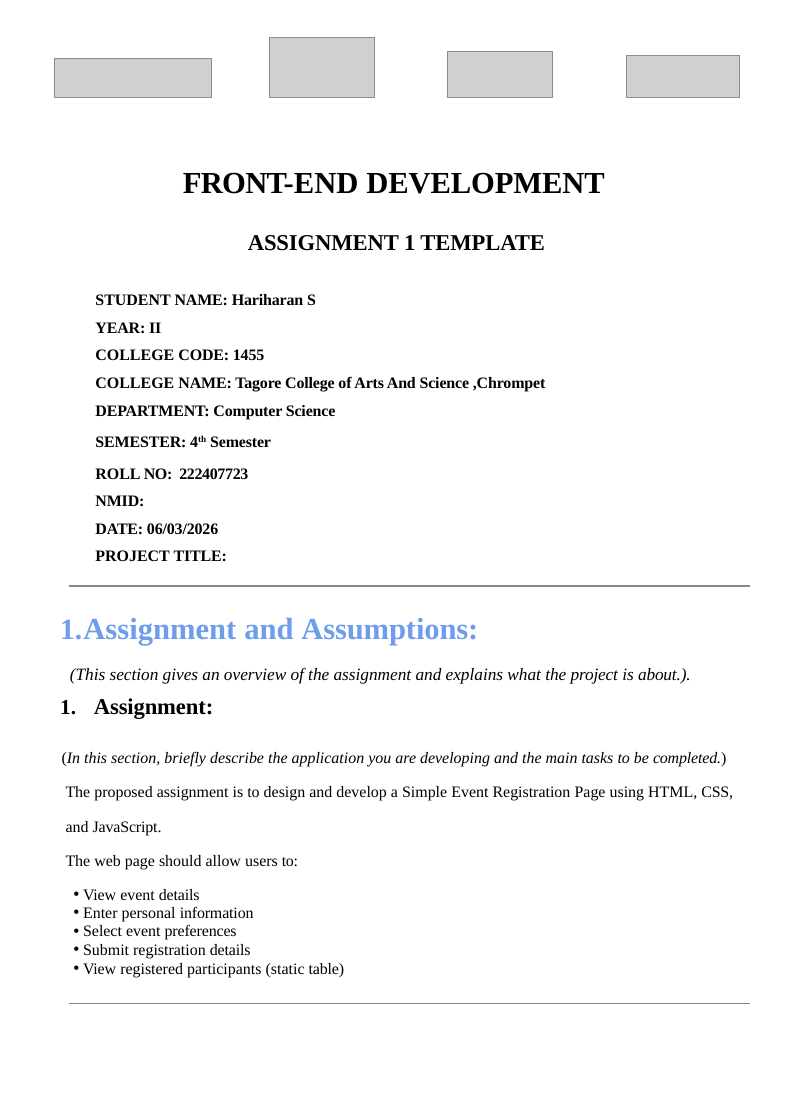
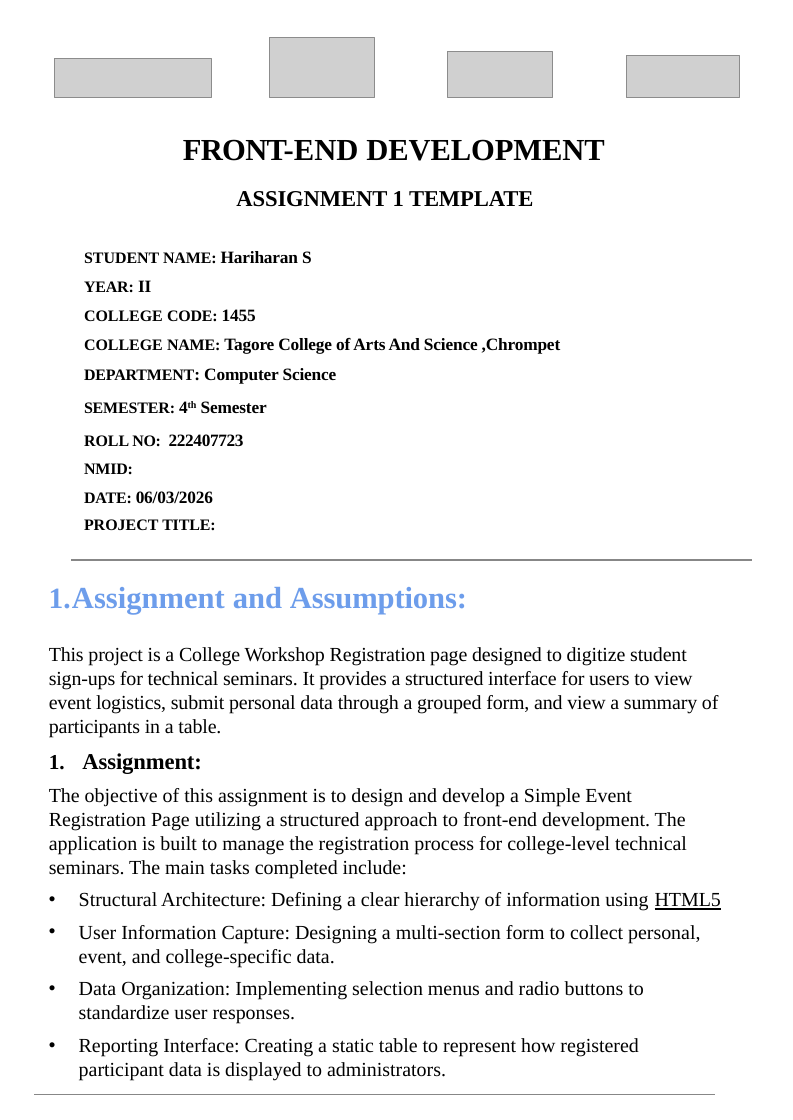
Before and after one commit to mr-heain/event-registration, a slide deck: slide 1 of ppt/FE Assignment-1 Template.pptx. Drawn at 793x1120 pixels with LibreOffice and Linux fonts; fonts in the diff are those of the drawing; grey boxes stand for pictures. Boxes give left, top, right and bottom in pixels: in the first picture for what was removed or moved away, otherwise in the second. Text is boxed around its words. In the diff, an @@ line names an element or a change of style, - is before the commit and + after.

Commit message:
almost completed nmid , and screenshot remaining

```diff
--- a/ppt/FE Assignment-1 Template.pptx
+++ b/ppt/FE Assignment-1 Template.pptx
@@ title "FRONT-END DEVELOPMENT": place and size @@
-title "FRONT-END DEVELOPMENT" at (183,172,604,194)
+title "FRONT-END DEVELOPMENT" at (183,139,604,161)
@@ text "ASSIGNMENT 1 TEMPLATE": place and size @@
-text "ASSIGNMENT 1 TEMPLATE" at (62,235,733,978)
+text "ASSIGNMENT 1 TEMPLATE" at (49,191,721,1081)
@@ text at (84,251,561,503): size 12 to 13 pt in "Hariharan S", "II", "1455", "Tagore College of Arts And Science ,Chrompet" and 4 more places @@
@@ freeform shape: place and size @@
-freeform shape at (69,586,750,586)
+freeform shape at (71,560,752,560)
@@ text at (49,647,718,738): text changed; size 13 to 15 pt; italic off @@
-(This section gives an overview of the assignment and explains what the project is about.).
+  This project is a College Workshop Registration page designed to digitize student sign-ups for technical seminars. It provides a structured interface for users to view event logistics, submit personal data through a grouped form, and view a summary of participants in a table.
@@ text at (49,788,721,1081): text changed; size 12 to 15 pt @@
-(In this section, briefly describe the application you are developing and the main tasks to be completed.) The proposed assignment is to design and develop a Simple Event Registration Page using HTML, CSS, and JavaScript.
-The web page should allow users to:
-    • View event details
-    • Enter personal information
-    • Select event preferences
-    • Submit registration details
-    • View registered participants (static table)
+  The objective of this assignment is to design and develop a Simple Event Registration Page utilizing a structured approach to front-end development. The application is built to manage the registration process for college-level technical seminars. The main tasks completed include:
+  • Structural Architecture: Defining a clear hierarchy of information using HTML5
+  • User Information Capture: Designing a multi-section form to collect personal, event, and college-specific data.
+  • Data Organization: Implementing selection menus and radio buttons to standardize user responses.
+  • Reporting Interface: Creating a static table to represent how registered participant data is displayed to administrators.
@@ freeform shape: place and size @@
-freeform shape at (69,1004,750,1004)
+freeform shape at (34,1095,715,1095)
```
Also in this commit, not shown: 4 slides added, 3 slides removed.
